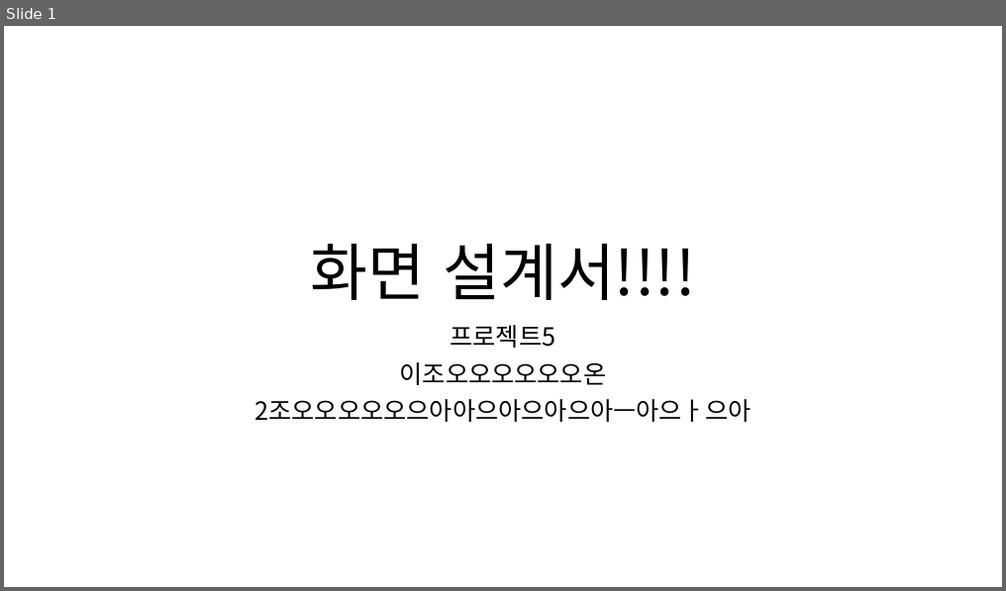
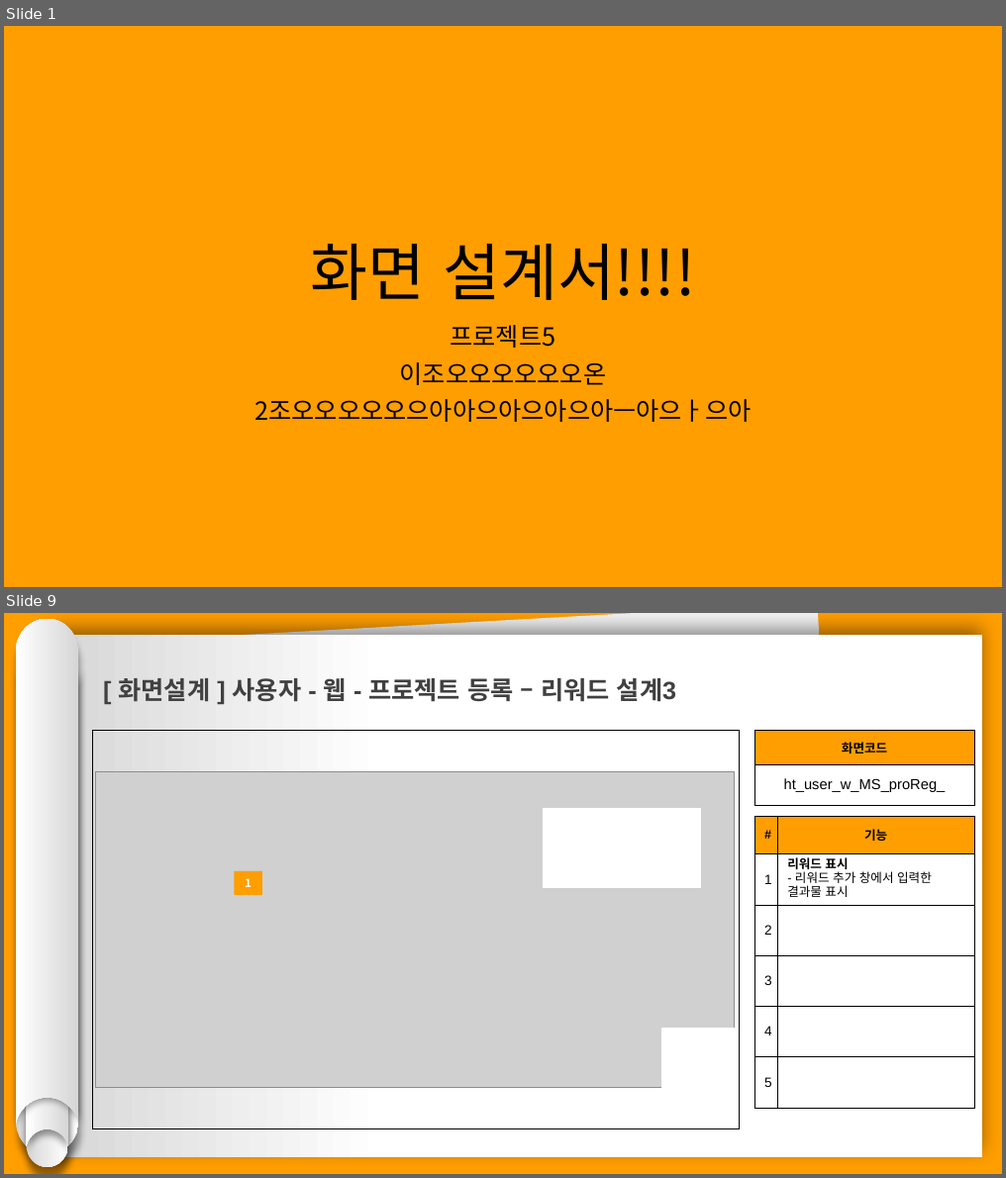
Before and after one commit to hhsw07/ezen-academy-projects, a slide deck: 0 발표용 파워포인트/0508 1차발표/0508 project06 - 파워포인트 - 현태.pptx. Shown one above the other, each under a label of ours: slide 1 before the commit, slides 1 and 9 after it; the slides between them are not shown. The pictures are 1006x591 and 1006x1178 pixels, drawn with LibreOffice and Linux fonts; fonts in the diff are those of the drawing; grey boxes stand for pictures. Boxes give left, top, right and bottom in pixels: in the first picture for what was removed or moved away, otherwise in the second. Text is boxed around its words. In the diff, an @@ line names an element or a change of style, - is before the commit and + after.

```diff
--- a/0 발표용 파워포인트/0508 1차발표/0508 project06 - 파워포인트 - 현태.pptx
+++ b/0 발표용 파워포인트/0508 1차발표/0508 project06 - 파워포인트 - 현태.pptx
@@ slide 9 added at box(4, 613, 1002, 1174), background #FF9E00 @@
@@ group added at box(16, 619, 79, 1167): 4 freeform shapes @@
@@ rectangle added at box(48, 635, 983, 1158), fill gradient #FFFFFF to #D7D7D7 @@
@@ rectangle added at box(58, 613, 846, 1154), fill #F2F2F2 @@
@@ text added at box(119, 678, 676, 702), 24 pt, text #404040, bold @@
+[ 화면설계 ] 사용자 - 웹 - 프로젝트 등록 – 리워드 설계3
@@ rectangle added at box(92, 731, 739, 1130), outline #000000 0.75 pt @@
@@ table added at box(754, 731, 975, 805), 2 rows, 1 columns @@
+화면코드
+ht_user_w_MS_proReg_
@@ picture added at box(96, 771, 734, 1088) @@
@@ rectangle added at box(543, 808, 701, 888), fill #FFFFFF, outline #FFFFFF 1 pt @@
@@ table added at box(754, 816, 975, 1108), 6 rows, 2 columns @@
+# | 기능
+1 | 리워드 표시 / - 리워드 추가 창에서 입력한 결과물 표시
+2 | 
+3 | 
+4 | 
+5 | 
@@ rectangle added at box(234, 871, 262, 895), fill #FF9E00, 11 pt, text #FFFFFF, bold @@
+1
@@ rectangle added at box(662, 1029, 734, 1088), fill #FFFFFF, outline #FFFFFF 1 pt @@
@@ slide 1 changed as well @@
@@ background #FFFFFF to #FF9E00 @@
```
Also in this commit, not shown: 11 other slides added.
